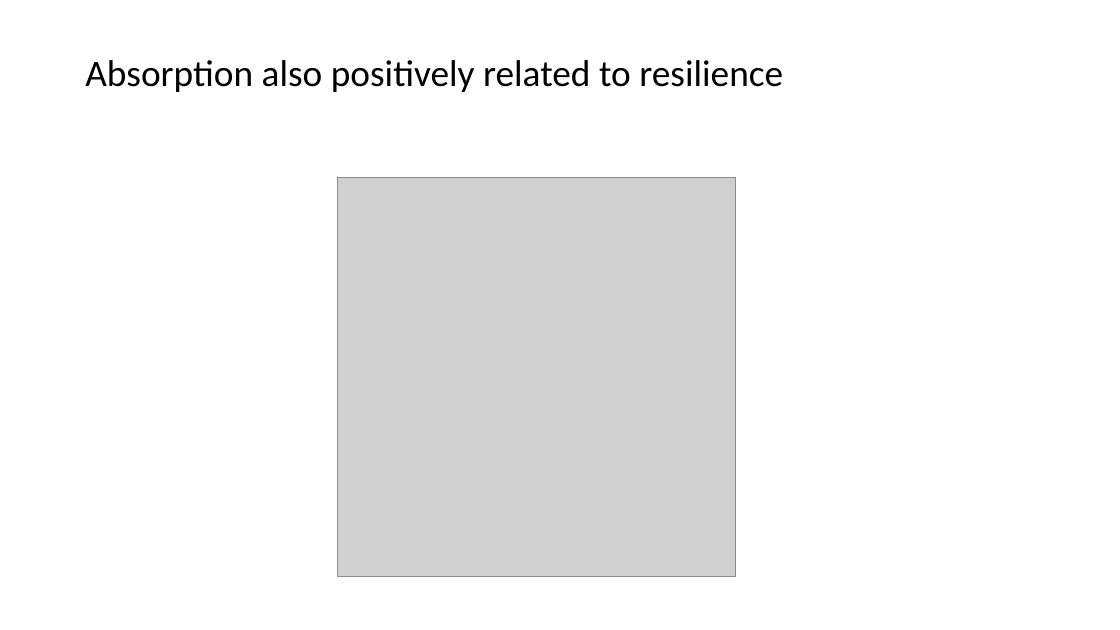
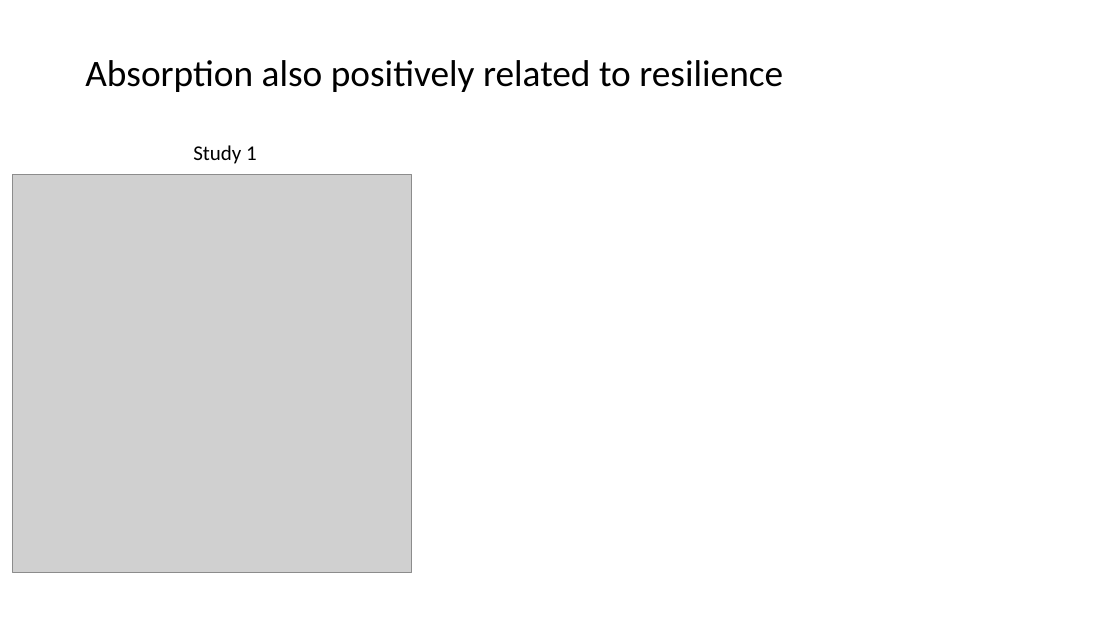
Before and after one commit to njk2136/TEAM, a slide deck: slide 7 of figures/AIMS_paper/AIMS_paperfigures.pptx (slide 8 before the commit). Drawn at 1120x630 pixels with LibreOffice and Linux fonts; fonts in the diff are those of the drawing; grey boxes stand for pictures. Boxes give left, top, right and bottom in pixels: in the first picture for what was removed or moved away, otherwise in the second. Text is boxed around its words. In the diff, an @@ line names an element or a change of style, - is before the commit and + after.

Commit message:
updates to absorption plots

```diff
--- a/figures/AIMS_paper/AIMS_paperfigures.pptx
+++ b/figures/AIMS_paper/AIMS_paperfigures.pptx
@@ text added at [193,145,257,164], 18 pt, text #000000 @@
+Study 1
@@ picture: place and size @@
-picture at [337,178,736,577]
+picture at [13,174,412,573]
```
Also in this commit, not shown: 2 other slides changed, 2 slides added, 5 slides removed, 13 other files.
